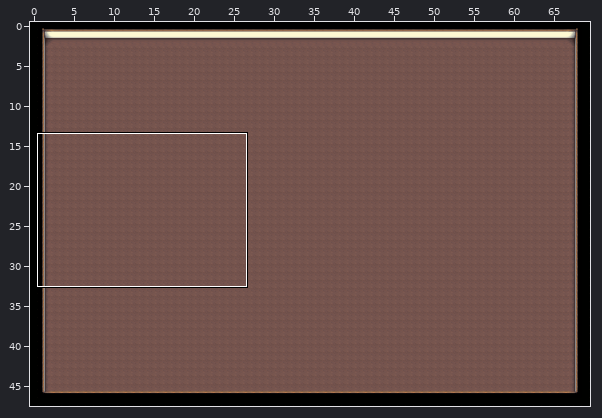
A Tiled map gets an edit: asset/wip/config/second-floor.tmx. The first picture is a wide view before the edit; the outline marks the close-up.
Close-up. Before the commit:
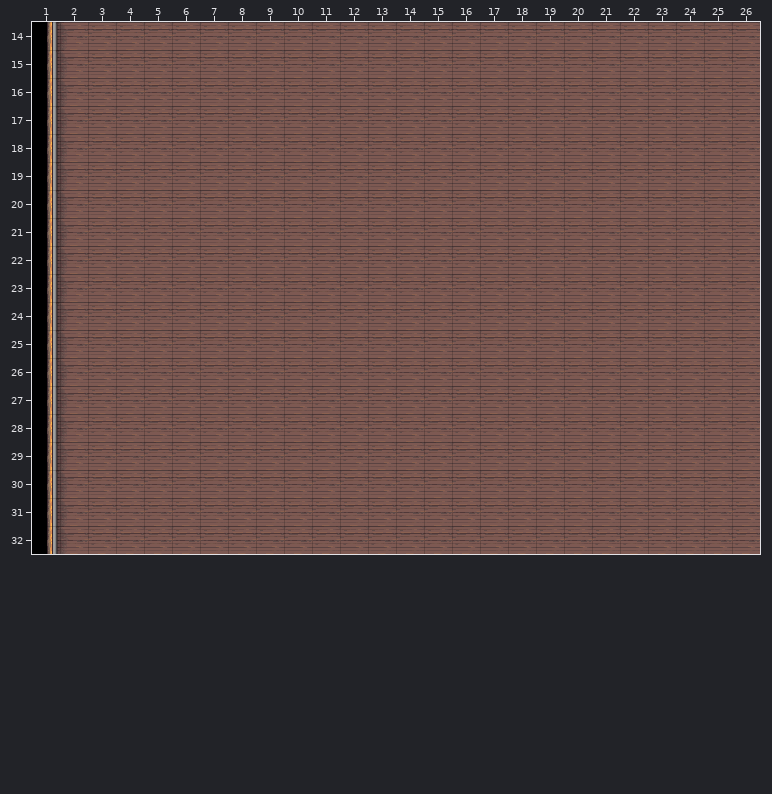
Cells are 32x32 px. Shown: x 1..26, y 14..32. The commit also changed other parts of the map, which this record leaves out.
Now the later version:
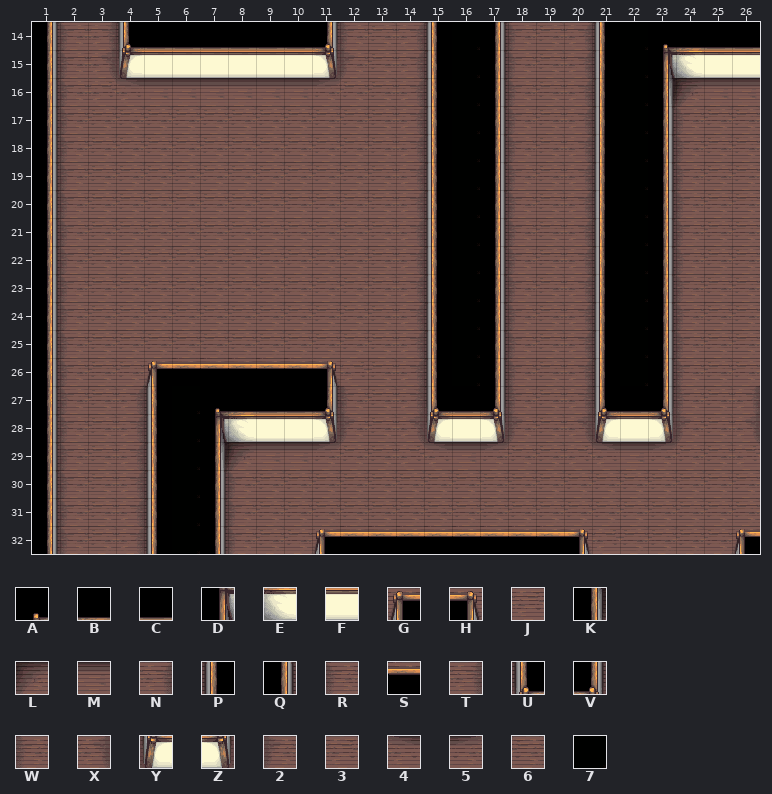
Key: from "Main Floor": A 0, B 1, C 4, D 9, E 10, F 13, G 15, H 16, J 17, K 18, L 19, M 22, N 23, P 24, Q 25, R 26, S 31, T 32, U 33, V 34, W 35, X 41, Y 42, Z 43, 2 44, 3 50, 4 51, 5 52, 6 58, 7 86.
_ is an empty cell.
Tiles replaced or removed in this view: 6.
Changes in this commit:
Changed rows in their new state; . is an unchanged cell.
Layer "Floor":
first column x 3:
14 TUCCCCCCVW.NP7QR.NP7ABCC
15 XYFFFFFFZ2.NP7QR.NP7DEFF
16 34MMMMMM5..NP7QR.NP7KLMM
17 ...........NP7QR.NP7QR..
18 ...........NP7QR.NP7QR..
19 ...........NP7QR.NP7QR..
20 ...........NP7QR.NP7QR..
21 ...........NP7QR.NP7QR..
22 ...........NP7QR.NP7QR..
23 ...........NP7QR.NP7QR..
24 ...........NP7QR.NP7QR..
25 ...........NP7QR.NP7QR..
26 ..GSSSSSHJ.NP7QR.NP7QR..
27 .NP7ABCCVW.TUCVW.TUCVW.T
28 .NP7DEFFZ2.XYFZ2.XYFZ2.X
29 .NP7KLMM5..34M5..34M5..3
30 .NP7QR..................
31 .NP7QR..................
32 .NP7QR..GSSSSSSSSHJ....G
Where, in picture pixels (left, top, right, bottom), the same in both close-ups:
changed: (88, 22, 760, 554)
